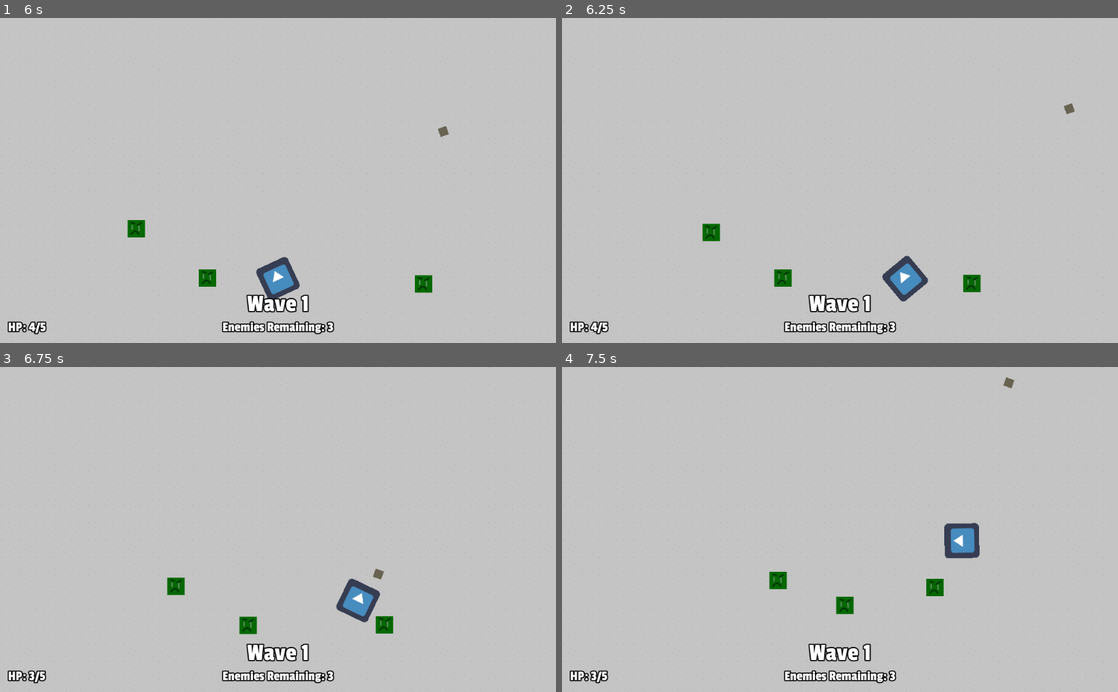
Above: before the commit, frames 1-4 (two rows, left to right).
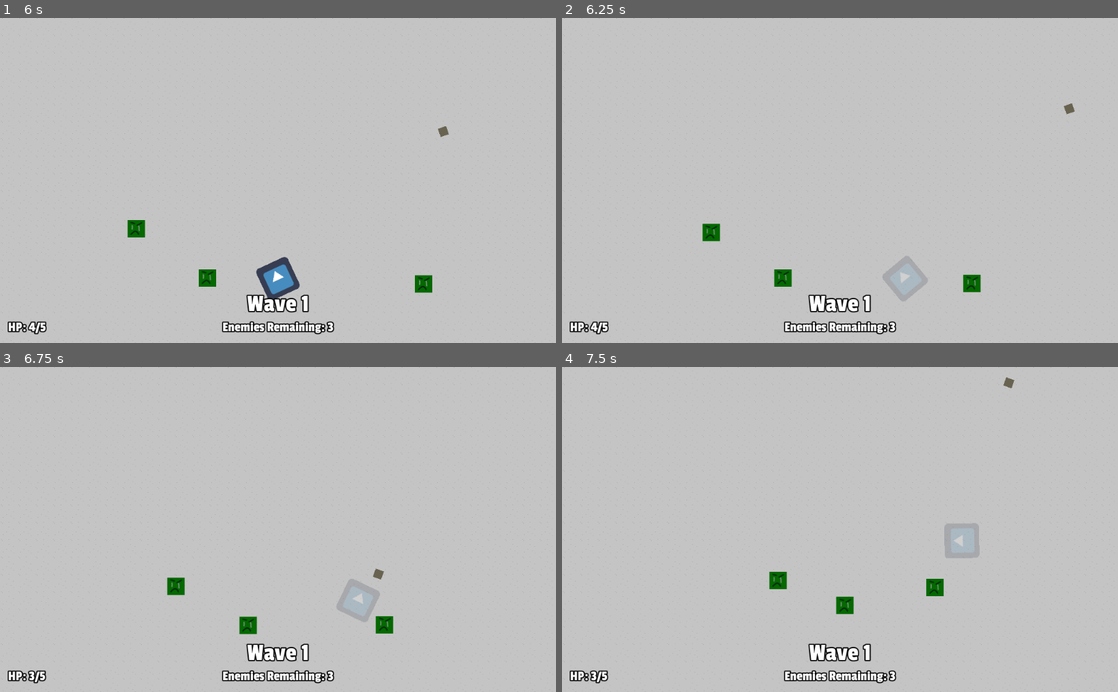
Above: after the commit, the same moments.

Repository: stuson/go-godot-4-game-jam
Game: Godot game, scene res://stages/Level.tscn
Same seed, same stepped clock (60 frames per second), same inputs: the game is played once before the commit and once after it. The engine's default icon, where the game draws it, is replaced by a stand-in: a white triangle on a blue panel in a dark square.
Inputs (mouse positions are in pixels of both pictures, inside the frame that each line leads up to):
- Up to frame 1 (6 s): tap Enter at 0.5 s; move the mouse to (400, 164) at 0.52 s; press the mouse at (400, 164) at 0.53 s; hold D (move_right) 0.53-1.28 s; move the mouse to (166, 196) at 1.27 s; release the mouse at (166, 196) at 1.28 s; hold S (move_down) 1.28-2.03 s; tap Space (roll) every 1.5 s from 1.35 to 5.85 s; move the mouse to (333, 109) at 2.02 s; press the mouse at (333, 109) at 2.03 s; hold D (move_right) 2.03-2.78 s; move the mouse to (250, 245) at 2.77 s; release the mouse at (250, 245) at 2.78 s; hold W (move_up) 2.78-3.53 s; move the mouse to (444, 229) at 3.52 s; press the mouse at (444, 229) at 3.53 s; hold A (move_left) 3.53-5.03 s; move the mouse to (111, 131) at 4.27 s; release the mouse at (111, 131) at 4.28 s; move the mouse to (305, 180) at 5.02 s; press the mouse at (305, 180) at 5.03 s; hold S (move_down) 5.03-5.78 s; move the mouse to (194, 99) at 5.77 s; release the mouse at (194, 99) at 5.78 s; hold D (move_right) from 5.78 s (still down)
- Up to frame 2 (6.25 s): keep holding D (move_right)
- Up to frame 3 (6.75 s): move the mouse to (400, 513) at 6.52 s; release D (move_right) at 6.53 s; press the mouse at (400, 513) at 6.53 s; hold W (move_up) from 6.53 s (still down)
- Up to frame 4 (7.5 s): move the mouse to (728, 545) at 7.27 s; release W (move_up) at 7.28 s; release the mouse at (728, 545) at 7.28 s; hold D (move_right) from 7.28 s (still down); tap Space (roll) at 7.35 s

Frame 1 is identical in both runs. In frame 2, 0.7% of the frame differs, in the area x 57-66%, y 73-88%; in frame 3, 0.7%; in frame 4, 0.7%.

Commit message:
Add player hit shader effects

Diff:
--- a/characters/player/Player.gd
+++ b/characters/player/Player.gd
@@ -9,9 +9,12 @@
 var invincible = false
 var rolling = false
 var roll_velocity = Vector2.ZERO
+var apply_blink_opacity = false
 
 onready var on_hit_invincibility_timer = $OnHitInvicibilityTimer
 onready var roll_timer = $RollTimer
+onready var blink_timer = $BlinkTimer
+onready var sprite_material: ShaderMaterial = $Sprite.material
 
 export(PackedScene) var StartingWeapon
 
@@ -68,10 +71,22 @@
         $Stats.take_hit(damage)
         var knockback_direction = (global_position - enemy_pos).normalized()
         knockback_velocity = knockback_direction * min(damage, 10) * 1000
-        invincible = true
-        on_hit_invincibility_timer.start()
+
+        start_invincibility()
+
+        sprite_material.set_shader_param("whiten", true)
+        yield(get_tree().create_timer(0.15), "timeout")
+        sprite_material.set_shader_param("whiten", false)
+
+func start_invincibility() -> void:
+    invincible = true
+    on_hit_invincibility_timer.start()
+    blink_timer.start()
 
 func end_invincibility() -> void:
+    blink_timer.stop()
+    apply_blink_opacity = false
+    sprite_material.set_shader_param("apply_blink_opacity", apply_blink_opacity)
     invincible = false
     var enemy_overlaps = $HurtBox.get_overlapping_areas()
     if enemy_overlaps:
@@ -91,3 +106,7 @@
 func _on_HurtBox_area_entered(area: Area2D) -> void:
     var enemy = area.get_parent()
     take_hit(enemy.damage, enemy.global_position)
+
+func _on_BlinkTimer_timeout() -> void:
+    apply_blink_opacity = !apply_blink_opacity
+    sprite_material.set_shader_param("apply_blink_opacity", apply_blink_opacity)
--- a/characters/player/Player.tscn
+++ b/characters/player/Player.tscn
@@ -1,9 +1,36 @@
-[gd_scene load_steps=7 format=2]
+[gd_scene load_steps=9 format=2]
 
 [ext_resource path="res://characters/Stats.tscn" type="PackedScene" id=1]
 [ext_resource path="res://characters/player/weapons/bow/Bow.tscn" type="PackedScene" id=2]
 [ext_resource path="res://characters/player/Player.gd" type="Script" id=3]
 [ext_resource path="res://assets/icon.png" type="Texture" id=4]
+
+[sub_resource type="Shader" id=4]
+code = "shader_type canvas_item;
+
+uniform bool whiten = false;
+uniform bool apply_blink_opacity = false;
+
+void fragment() {
+    vec4 texture_color = texture(TEXTURE, UV);
+
+    if (whiten) {
+        vec3 white = vec3(1,1,1);
+        vec3 whitened_texture_rgb = mix(texture_color.rgb, white, 0.6);
+        texture_color = vec4(whitened_texture_rgb, texture_color.a);
+    }
+
+    if (apply_blink_opacity) {
+        texture_color = vec4(texture_color.rgb, texture_color.a * 0.2);
+    }
+
+    COLOR = texture_color;
+}"
+
+[sub_resource type="ShaderMaterial" id=5]
+shader = SubResource( 4 )
+shader_param/whiten = false
+shader_param/apply_blink_opacity = false
 
 [sub_resource type="CapsuleShape2D" id=2]
 radius = 30.0
@@ -19,18 +46,22 @@
 StartingWeapon = ExtResource( 2 )
 
 [node name="Sprite" type="Sprite" parent="."]
+material = SubResource( 5 )
 rotation = 1.5708
 texture = ExtResource( 4 )
 
 [node name="CollisionShape2D" type="CollisionShape2D" parent="."]
+visible = false
 shape = SubResource( 2 )
 
 [node name="Stats" parent="." instance=ExtResource( 1 )]
 
 [node name="OnHitInvicibilityTimer" type="Timer" parent="."]
+wait_time = 1.5
 one_shot = true
 
 [node name="HurtBox" type="Area2D" parent="."]
+visible = false
 collision_layer = 2
 collision_mask = 4
 
@@ -42,7 +73,11 @@
 wait_time = 0.5
 one_shot = true
 
+[node name="BlinkTimer" type="Timer" parent="."]
+wait_time = 0.1
+
 [connection signal="die" from="Stats" to="." method="_on_Stats_die"]
 [connection signal="timeout" from="OnHitInvicibilityTimer" to="." method="_on_OnHitInvicibilityTimer_timeout"]
 [connection signal="area_entered" from="HurtBox" to="." method="_on_HurtBox_area_entered"]
 [connection signal="timeout" from="RollTimer" to="." method="_on_RollTimer_timeout"]
+[connection signal="timeout" from="BlinkTimer" to="." method="_on_BlinkTimer_timeout"]
